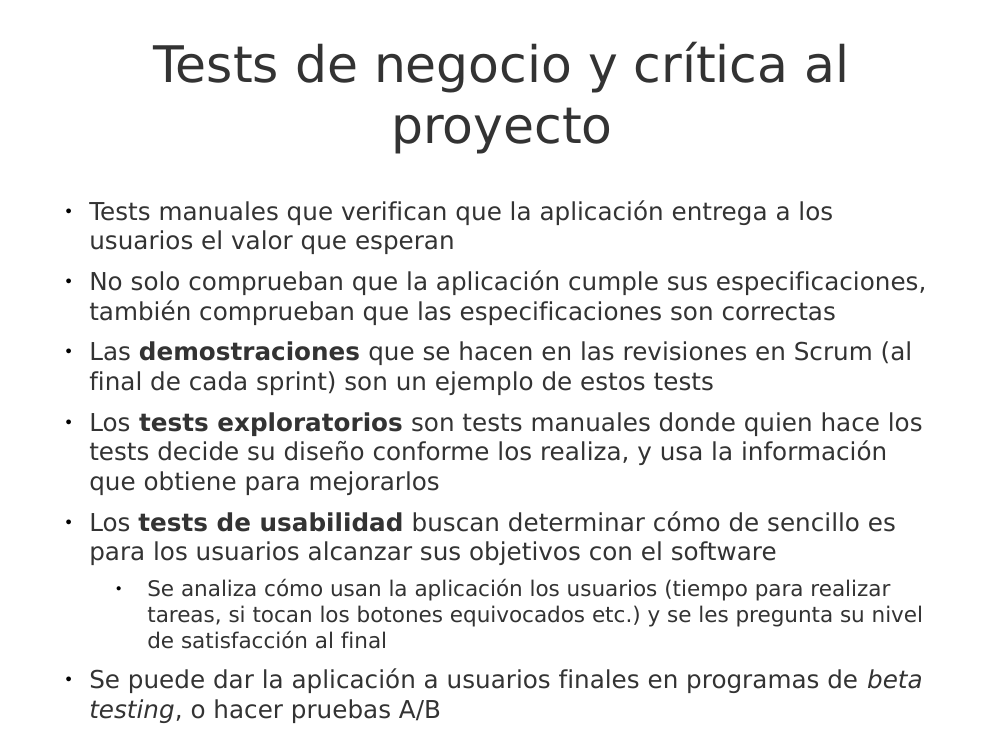
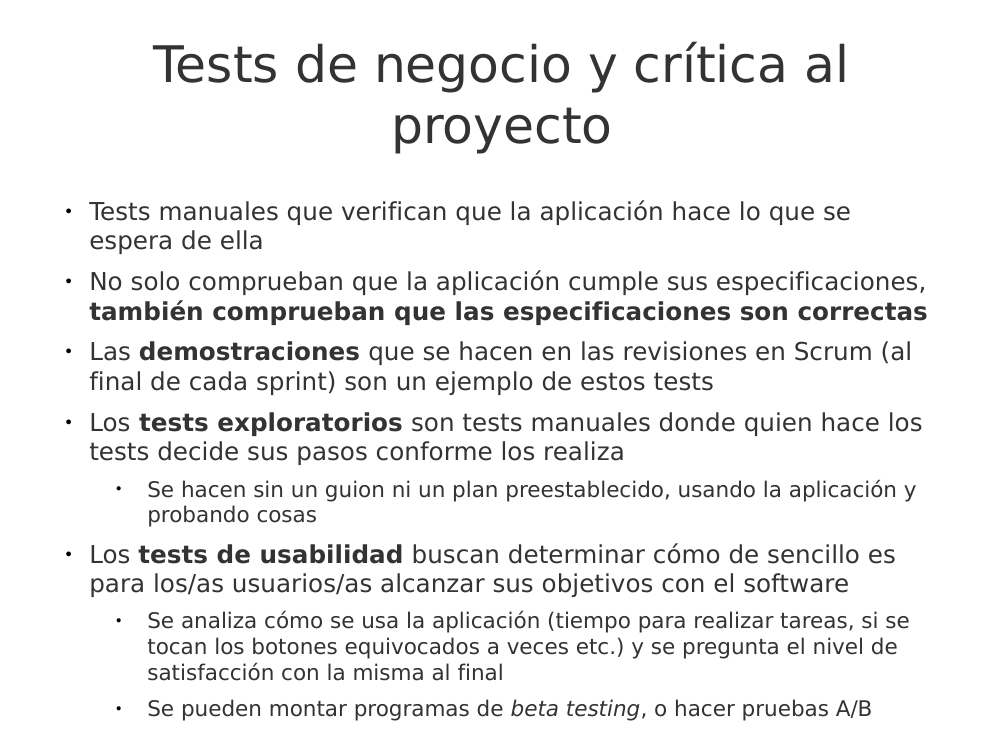
Before and after one commit to UNIZAR-30248-GeProSoft/scrum-slides, a slide deck: slide 15 of 7i_GPS-T01-Técnicas-TestsEnProyectosÁgiles.odp. Drawn at 1008x756 pixels with LibreOffice and Linux fonts; fonts in the diff are those of the drawing; background and template pictures are left out. Boxes give left, top, right and bottom in pixels: in the first picture for what was removed or moved away, otherwise in the second. Text is boxed around its words. In the diff, an @@ line names an element or a change of style, - is before the commit and + after.

```diff
--- a/7i_GPS-T01-Técnicas-TestsEnProyectosÁgiles.odp
+++ b/7i_GPS-T01-Técnicas-TestsEnProyectosÁgiles.odp
@@ text at (89,200,851,254): text changed @@
-● Tests manuales que verifican que la aplicación entrega a los usuarios el valor que esperan
+● Tests manuales que verifican que la aplicación hace lo que se espera de ella
@@ text at (89,270,928,325): bold on in "también comprueban que las especificaciones son correctas" @@
@@ text at (89,412,923,721): text changed; size 17.6 to 15.4 pt @@
-● Los tests exploratorios son tests manuales donde quien hace los tests decide su diseño conforme los realiza, y usa la información que obtiene para mejorarlos
-● Los tests de usabilidad buscan determinar cómo de sencillo es para los usuarios alcanzar sus objetivos con el software
-  ● Se analiza cómo usan la aplicación los usuarios (tiempo para realizar tareas, si tocan los botones equivocados etc.) y se les pregunta su nivel de satisfacción al final
-● Se puede dar la aplicación a usuarios finales en programas de beta testing, o hacer pruebas A/B
+● Los tests exploratorios son tests manuales donde quien hace los tests decide sus pasos conforme los realiza
+  ● Se hacen sin un guion ni un plan preestablecido, usando la aplicación y probando cosas
+● Los tests de usabilidad buscan determinar cómo de sencillo es para los/as usuarios/as alcanzar sus objetivos con el software
+  ● Se analiza cómo se usa la aplicación (tiempo para realizar tareas, si se tocan los botones equivocados a veces etc.) y se pregunta el nivel de satisfacción con la misma al final
+  ● Se pueden montar programas de beta testing, o hacer pruebas A/B
@@ text at (147,700,655,721): text changed @@
-Salvo que se indique lo contrario, este trabajo es © 26/10/2020 Rubén Béjar http://www.rubenbejar.com
+Salvo que se indique lo contrario, este trabajo es © 23/10/2023 Rubén Béjar http://www.rubenbejar.com
```
Also in this commit, not shown: 38 other slides changed, 2 slides added, 1 slide removed, 32 other files.
